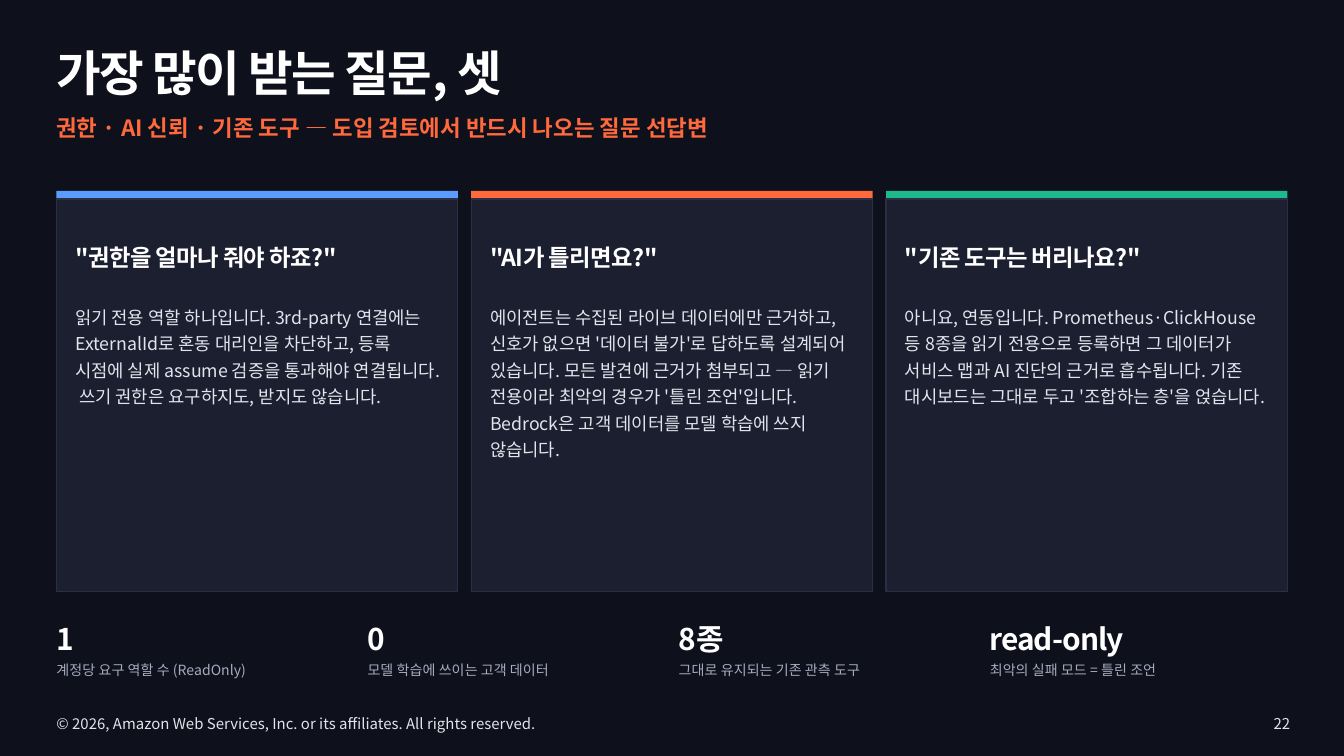
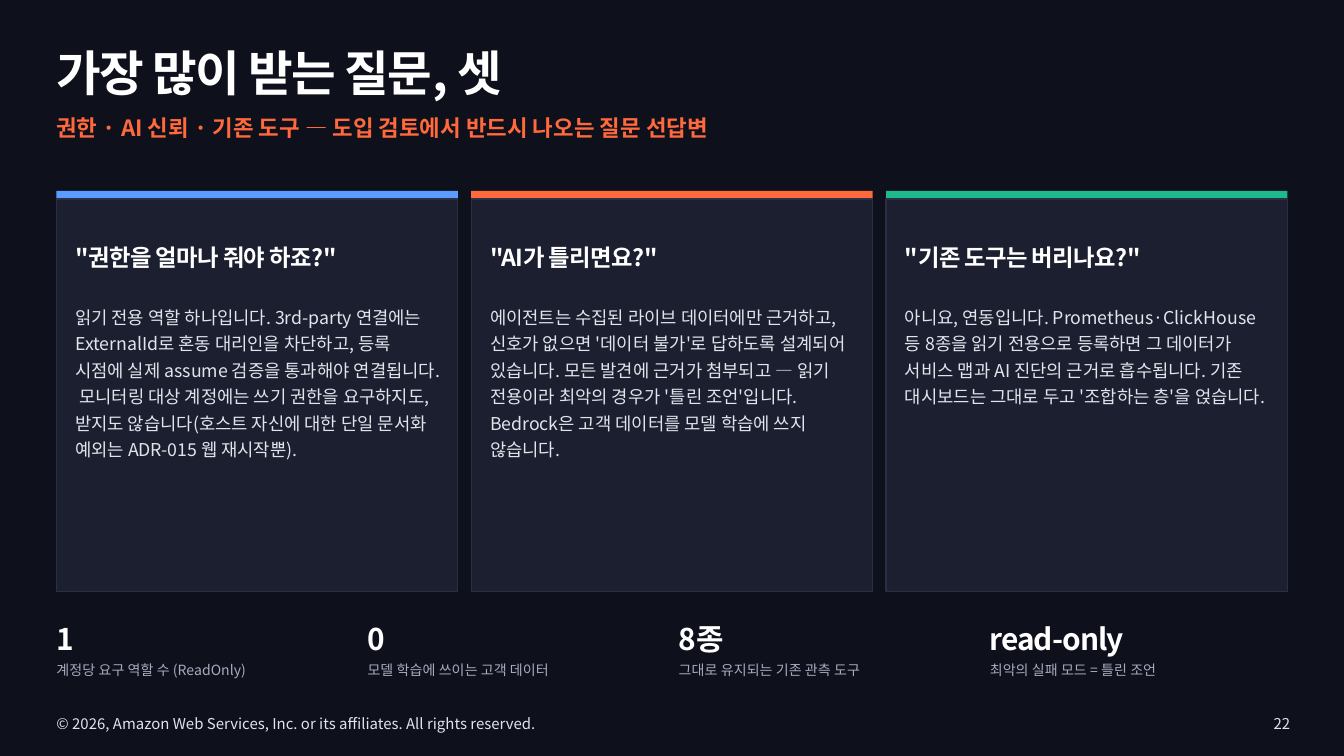
Before and after one commit to Atom-oh/awsops, a slide deck: slide 22 of docs-site/static/presentation/awsops-intro/awsops-intro.pptx. Drawn at 1344x756 pixels with LibreOffice and Linux fonts; fonts in the diff are those of the drawing. Boxes give left, top, right and bottom in pixels: in the first picture for what was removed or moved away, otherwise in the second. Text is boxed around its words. In the diff, an @@ line names an element or a change of style, - is before the commit and + after.

```diff
--- a/docs-site/static/presentation/awsops-intro/awsops-intro.pptx
+++ b/docs-site/static/presentation/awsops-intro/awsops-intro.pptx
@@ text at box(75, 309, 440, 460): text changed @@
-읽기 전용 역할 하나입니다. 3rd-party 연결에는 ExternalId로 혼동 대리인을 차단하고, 등록 시점에 실제 assume 검증을 통과해야 연결됩니다. 쓰기 권한은 요구하지도, 받지도 않습니다.
+읽기 전용 역할 하나입니다. 3rd-party 연결에는 ExternalId로 혼동 대리인을 차단하고, 등록 시점에 실제 assume 검증을 통과해야 연결됩니다. 모니터링 대상 계정에는 쓰기 권한을 요구하지도, 받지도 않습니다(호스트 자신에 대한 단일 문서화 예외는 ADR-015 웹 재시작뿐).
```
Also in this commit, not shown: 2 other slides changed, 5 other files.
